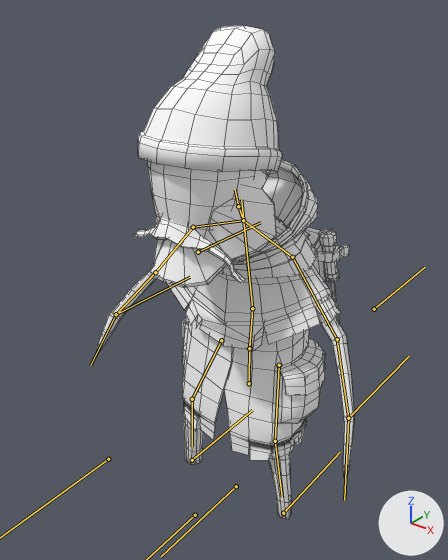
The FBX model Assets/Models/Player.fbx as it was, and as the next commit left it.
Before and after are seen from a 50 mm lens placed at (1.178, -1.553, 1.896), pointed at (-0.052, -0.015, 0.942). Every picture has the same lights, and +X, +Y and +Z are marked at lower right. The bones that bend it are drawn over the model as lines. Mesh edges are drawn as thin lines.

In view in the first picture: 'GameOffJamCharacter_02'.
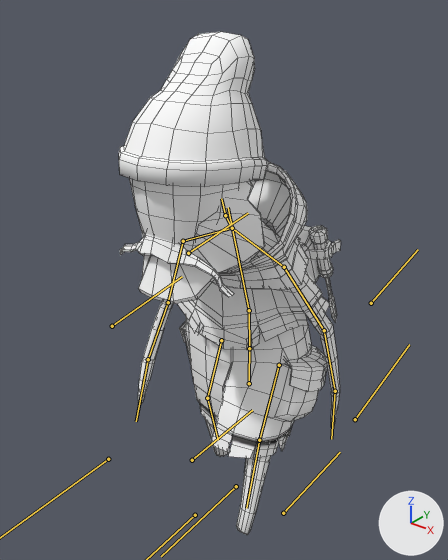
The newer file adds an action. The first version stands in its rest pose; the second is drawn at frame 12 of the action 'Rig|Walk'.

Patch to the scene script:
```diff
--- a/Assets/Models/Player.fbx.py
+++ b/Assets/Models/Player.fbx.py
@@ bone_spine_base @@
 bone_spine_base = bpy.data.objects['Rig'].pose.bones['Spine_Base']  # child of 'Spine_Tail'
-bone_spine_base.rotation_quaternion = (1.0, 0.0, 0.0, 0.0)  # degrees (0, 0, 0)
+bone_spine_base.rotation_quaternion = (0.998, 0.064, 0.0, 0.0)  # degrees (7, 0, 0)
@@ bone_spine_mid @@
 bone_spine_mid = bpy.data.objects['Rig'].pose.bones['Spine_Mid']  # child of 'Spine_Base'
-bone_spine_mid.rotation_quaternion = (1.0, 0.0, 0.0, 0.0)  # degrees (0, 0, 0)
+bone_spine_mid.rotation_quaternion = (1.0, -0.012, 0.028, 0.002)  # degrees (-1, 3, 0)
@@ bone_head @@
 bone_head = bpy.data.objects['Rig'].pose.bones['Head']  # child of 'Spine_Neck'
-bone_head.rotation_quaternion = (1.0, 0.0, 0.0, 0.0)  # degrees (0, 0, 0)
+bone_head.rotation_quaternion = (0.999, -0.031, -0.019, 0.008)  # degrees (-4, -2, 1)
@@ bone_arm_shoulder_l @@
 bone_arm_shoulder_l = bpy.data.objects['Rig'].pose.bones['Arm_Shoulder.L']  # child of 'Spine_Mid'
-bone_arm_shoulder_l.rotation_quaternion = (1.0, 0.0, 0.0, 0.0)  # degrees (0, 0, 0)
+bone_arm_shoulder_l.rotation_quaternion = (0.999, -0.04, -0.004, -0.009)  # degrees (-5, 0, -1)
@@ bone_arm_upper_l @@
 bone_arm_upper_l = bpy.data.objects['Rig'].pose.bones['Arm_Upper.L']  # child of 'Arm_Shoulder.L'
-bone_arm_upper_l.rotation_quaternion = (1.0, 0.0, 0.0, 0.0)  # degrees (0, 0, 0)
+bone_arm_upper_l.rotation_quaternion = (0.968, 0.15, 0.131, 0.152)  # degrees (20, 12, 20)
@@ bone_arm_lower_l @@
 bone_arm_lower_l = bpy.data.objects['Rig'].pose.bones['Arm_Lower.L']  # child of 'Arm_Upper.L'
-bone_arm_lower_l.rotation_quaternion = (1.0, 0.0, 0.0, 0.0)  # degrees (0, 0, 0)
+bone_arm_lower_l.rotation_quaternion = (0.999, 0.01, 0.0, 0.039)  # degrees (1, 0, 5)
@@ bone_arm_shoulder_r @@
 bone_arm_shoulder_r = bpy.data.objects['Rig'].pose.bones['Arm_Shoulder.R']  # child of 'Spine_Mid'
-bone_arm_shoulder_r.rotation_quaternion = (1.0, 0.0, 0.0, 0.0)  # degrees (0, 0, 0)
+bone_arm_shoulder_r.rotation_quaternion = (0.999, -0.041, 0.004, 0.009)  # degrees (-5, 0, 1)
@@ bone_arm_upper_r @@
 bone_arm_upper_r = bpy.data.objects['Rig'].pose.bones['Arm_Upper.R']  # child of 'Arm_Shoulder.R'
-bone_arm_upper_r.rotation_quaternion = (1.0, 0.0, 0.0, 0.0)  # degrees (0, 0, 0)
+bone_arm_upper_r.rotation_quaternion = (0.99, -0.016, -0.054, -0.126)  # degrees (-1, -6, -14)
@@ bone_hand_r @@
 bone_hand_r = bpy.data.objects['Rig'].pose.bones['Hand.R']  # child of 'Arm_Lower.R'
-bone_hand_r.rotation_quaternion = (1.0, 0.0, 0.0, 0.0)  # degrees (0, 0, 0)
+bone_hand_r.rotation_quaternion = (0.994, 0.008, -0.008, 0.105)  # degrees (1, -1, 12)
@@ bone_leg_upper_l @@
 bone_leg_upper_l = bpy.data.objects['Rig'].pose.bones['Leg_Upper.L']  # child of 'Spine_Tail'
-bone_leg_upper_l.rotation_quaternion = (1.0, 0.0, 0.0, 0.0)  # degrees (0, 0, 0)
+bone_leg_upper_l.rotation_quaternion = (0.985, -0.155, -0.068, 0.03)  # degrees (-18, -7, 5)
@@ bone_leg_upper_r @@
 bone_leg_upper_r = bpy.data.objects['Rig'].pose.bones['Leg_Upper.R']  # child of 'Spine_Tail'
-bone_leg_upper_r.rotation_quaternion = (1.0, 0.0, 0.0, 0.0)  # degrees (0, 0, 0)
+bone_leg_upper_r.rotation_quaternion = (0.991, 0.127, 0.018, -0.044)  # degrees (15, 3, -5)
@@ bone_leg_lower_r @@
 bone_leg_lower_r = bpy.data.objects['Rig'].pose.bones['Leg_Lower.R']  # child of 'Leg_Upper.R'
-bone_leg_lower_r.rotation_quaternion = (1.0, 0.0, 0.0, 0.0)  # degrees (0, 0, 0)
+bone_leg_lower_r.rotation_quaternion = (0.999, -0.034, 0.0, 0.011)  # degrees (-4, 0, 1)
```

Changed parts and their boxes [x1, y1, x2, y2] in the pictures (448 x 560 px):
'GameOffJamCharacter_02', posed (14% narrower)
    before: [96, 25, 354, 520]
    after: [119, 32, 341, 535]
bone 'Spine_Base', root to tip
    before: (249, 348) to (252, 308)
    after: (249, 348) to (249, 310)
bone 'Spine_Mid', root to tip
    before: (252, 308) to (241, 199)
    after: (249, 310) to (228, 207)
bone 'Head', root to tip
    before: (238, 206) to (235, 189)
    after: (225, 215) to (221, 198)
bone 'Arm_Shoulder.L', root to tip
    before: (243, 220) to (292, 257)
    after: (232, 228) to (284, 267)
bone 'Arm_Upper.L', root to tip
    before: (292, 257) to (337, 339)
    after: (284, 267) to (324, 330)
bone 'Arm_Lower.L', root to tip
    before: (337, 339) to (348, 418)
    after: (324, 330) to (335, 391)
bone 'Arm_Shoulder.R', root to tip
    before: (243, 220) to (193, 227)
    after: (232, 228) to (183, 241)
bone 'Arm_Upper.R', root to tip
    before: (193, 227) to (155, 272)
    after: (183, 241) to (168, 302)
bone 'Hand.R', root to tip
    before: (116, 314) to (90, 365)
    after: (148, 359) to (136, 421)
bone 'Leg_Upper.L', root to tip
    before: (279, 365) to (275, 441)
    after: (279, 365) to (259, 440)
bone 'Leg_Upper.R', root to tip
    before: (221, 340) to (192, 399)
    after: (221, 340) to (207, 398)
bone 'Leg_Lower.R', root to tip
    before: (192, 399) to (192, 446)
    after: (207, 398) to (218, 440)
